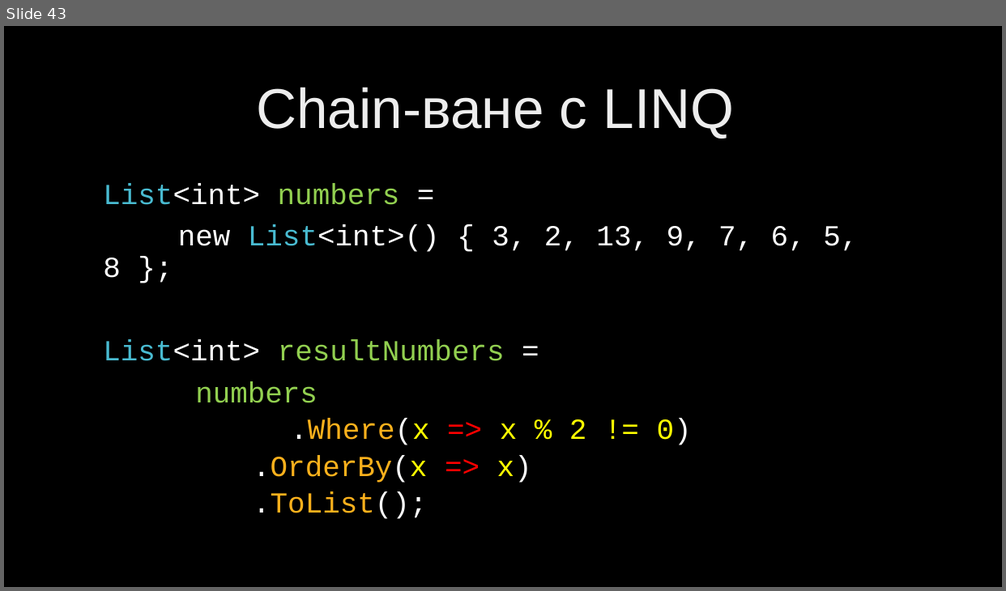
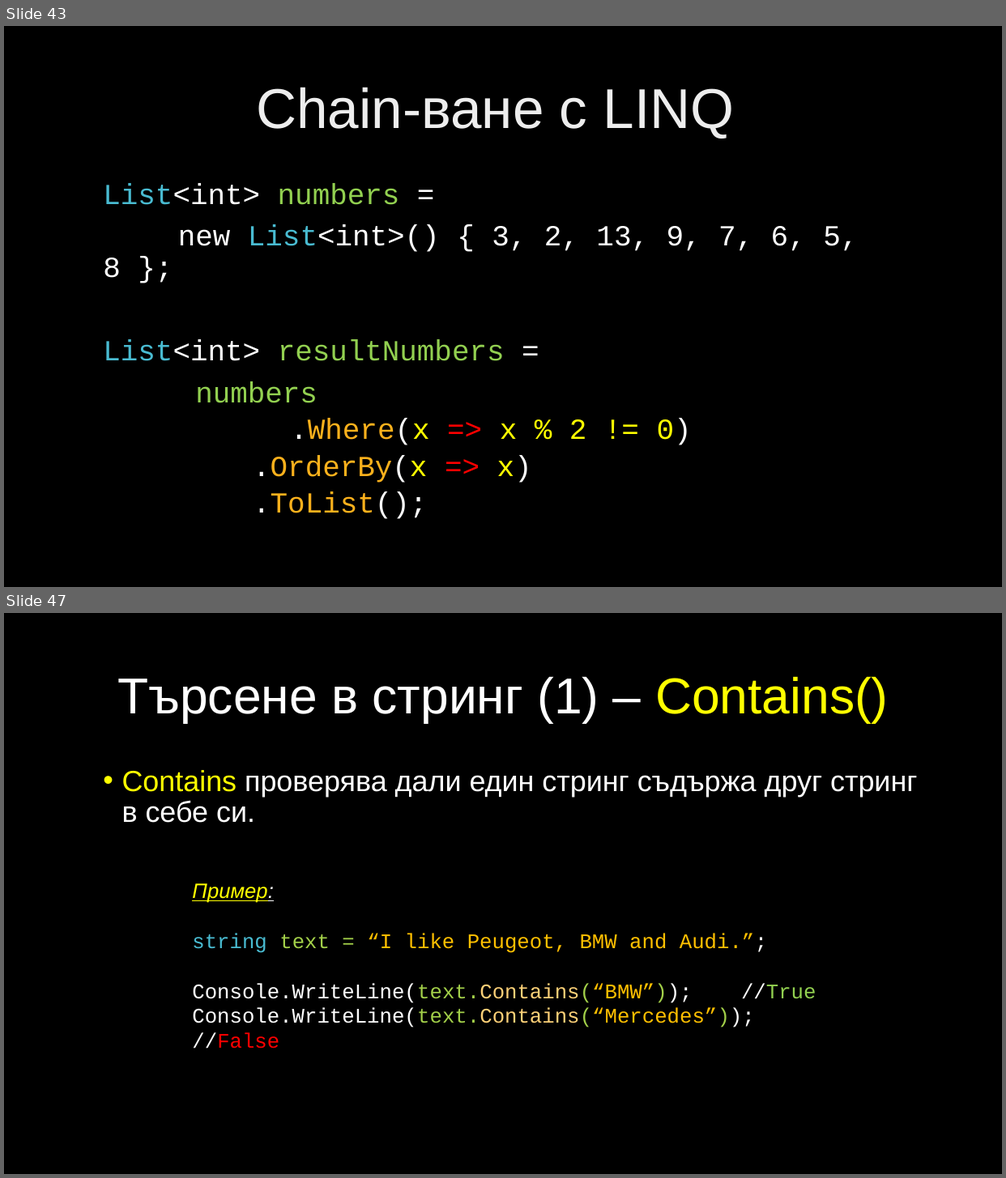
Before and after one commit to velizar92/CSharp-Programming-Presentations, a slide deck: C# Intermediate.pptx. Shown one above the other, each under a label of ours: slide 43 before the commit, slides 43 and 47 after it; the slides between them are not shown. The pictures are 1006x591 and 1006x1178 pixels, drawn with LibreOffice and Linux fonts; fonts in the diff are those of the drawing; background and template pictures are left out. Boxes give left, top, right and bottom in pixels: in the first picture for what was removed or moved away, otherwise in the second. Text is boxed around its words. In the diff, an @@ line names an element or a change of style, - is before the commit and + after.

Commit message:
Updates for Text Processing lecture

```diff
--- a/C# Intermediate.pptx
+++ b/C# Intermediate.pptx
@@ slide 47 added at (4, 613, 1002, 1174), background picture (left out) @@
@@ title added at (117, 676, 889, 723), 48.6 pt, text #FFFFFF @@
+Търсене в стринг (1) – Contains()
@@ text added at (122, 770, 917, 823), 28 pt, text #FFFFFF @@
+• Contains проверява дали един стринг съдържа друг стринг в себе си.
@@ text added at (192, 884, 816, 1049), 20 pt, text #FFFFFF @@
+Пример:
+string text = “I like Peugeot, BMW and Audi.”;
+Console.WriteLine(text.Contains(“BMW”)); //True
+Console.WriteLine(text.Contains(“Mercedes”)); //False
```
Also in this commit, not shown: 8 other slides added.
